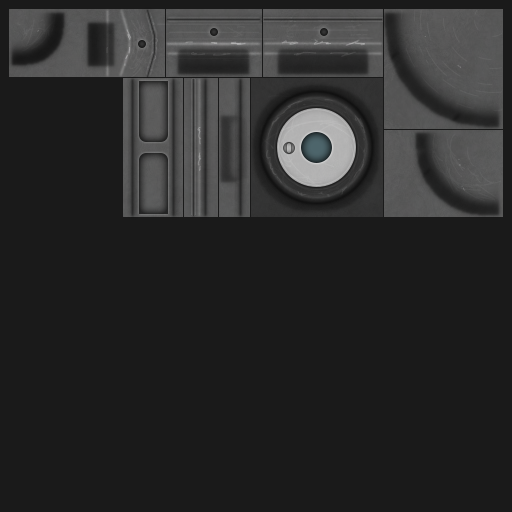
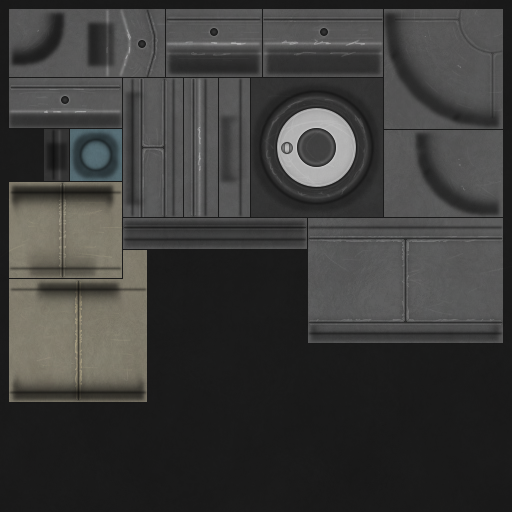
Layer changes from the first 512px x 512px image to the second:
removed layer "ao 2" (was multiply, 60%) over left=7, top=9, right=503, bottom=223
removed layer "ao 1" (was multiply, 60%) over left=9, top=10, right=502, bottom=218
added layer "ao" (multiply, 80%) above "high 2" over left=6, top=9, right=503, bottom=404
painted on "high 1" over left=9, top=108, right=336, bottom=182
removed layer "low 2" over left=127, top=73, right=381, bottom=222
painted on "low 1" over left=9, top=127, right=503, bottom=396
painted on "bolts 1" over left=61, top=96, right=69, bottom=104
added group "d1" (1st of 2) (overlay, 20%) with 3 layers above "d1 grime" over left=9, top=10, right=503, bottom=364
added layer "d1" (2nd of 2, in "d1") in group "d1" over left=395, top=10, right=502, bottom=118
added layer "d1 higher" in group "d1" over left=415, top=19, right=499, bottom=62
added layer "d1 high" (50%) in group "d1" over left=9, top=10, right=503, bottom=364
added layer "d1 grime" (10%) above "b" over left=2, top=9, right=503, bottom=368
painted on "b" (2nd of 3, in "b") over left=11, top=79, right=502, bottom=400
painted on "b higher" over left=49, top=86, right=495, bottom=387
painted on "b high" over left=10, top=78, right=503, bottom=400
painted on "grime 2" over left=1, top=10, right=512, bottom=381
painted on "grime 1" over left=6, top=78, right=510, bottom=404
painted on "wear" over left=1, top=9, right=512, bottom=404
renamed "window" to "colour", moved it above "colour", painted on it over left=297, top=128, right=336, bottom=167
painted on "b" (3rd of 3) over left=9, top=78, right=503, bottom=402
